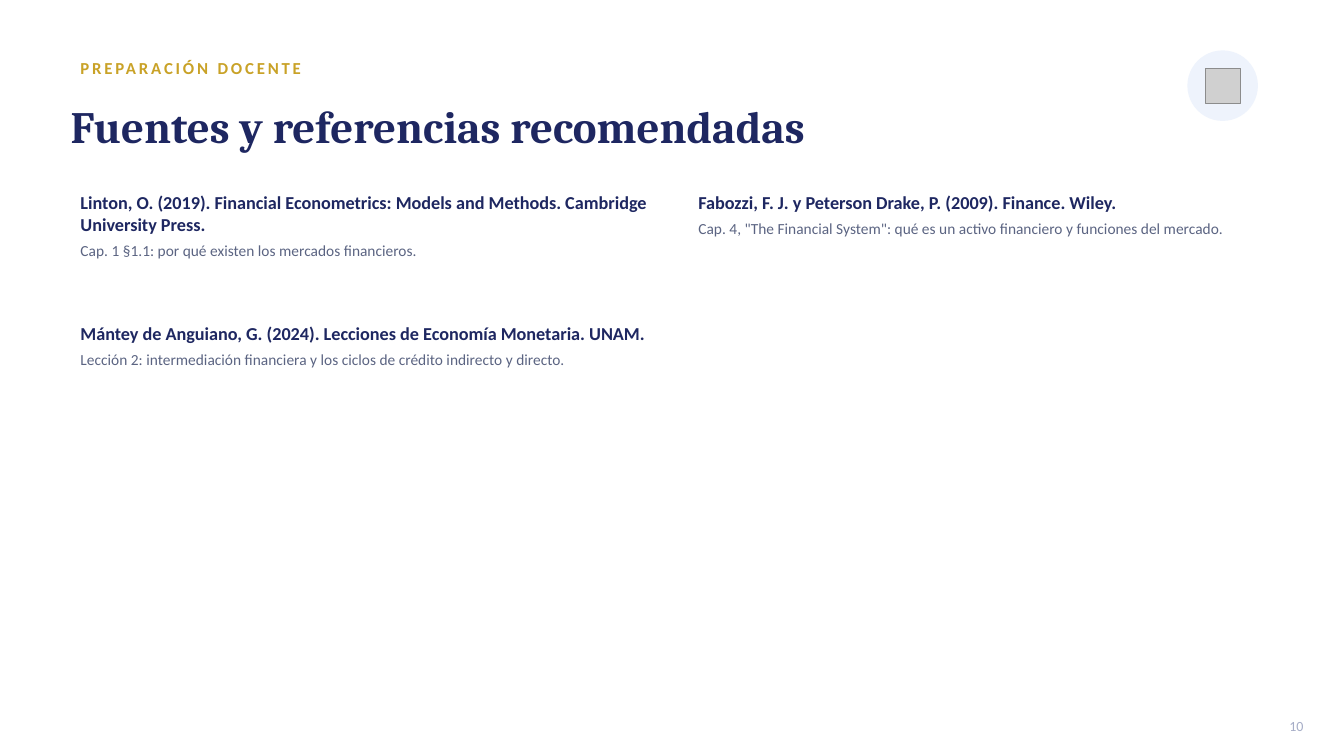
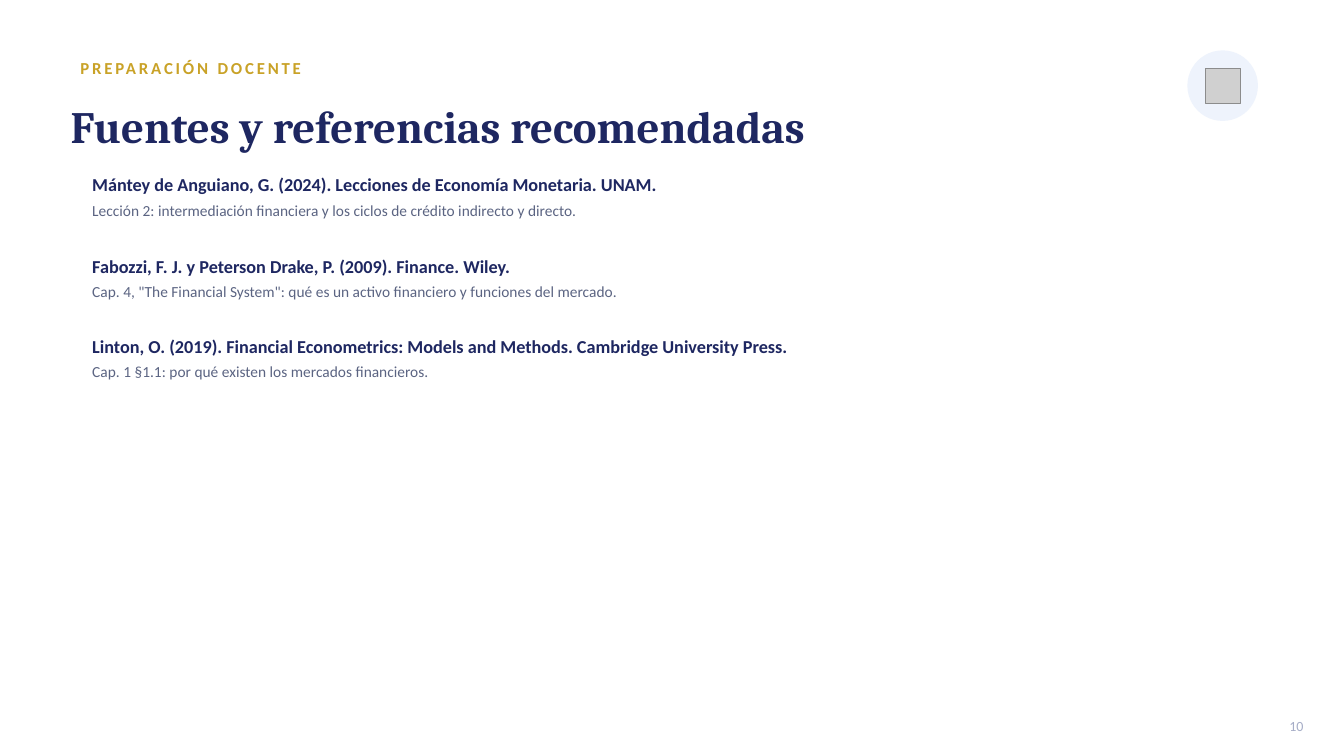
Before and after one commit to LoMarrujo/notes_mercados_dc, a slide deck: slide 11 of notas_unidades/unidad1/0_activo_financiero.pptx (slide 10 before the commit). Drawn at 1344x756 pixels with LibreOffice and Linux fonts; fonts in the diff are those of the drawing; grey boxes stand for pictures. Boxes give left, top, right and bottom in pixels: in the first picture for what was removed or moved away, otherwise in the second. Text is boxed around its words. In the diff, an @@ line names an element or a change of style, - is before the commit and + after.

```diff
--- a/notas_unidades/unidad1/0_activo_financiero.pptx
+++ b/notas_unidades/unidad1/0_activo_financiero.pptx
@@ text "Mántey de Anguiano, G. (2024). ...": place and size @@
-text "Mántey de Anguiano, G. (2024). ..." at (80,326,645,368)
+text "Mántey de Anguiano, G. (2024). ..." at (92,177,657,219)
@@ text "Fabozzi, F. J. y Peterson ...": place and size @@
-text "Fabozzi, F. J. y Peterson ..." at (698,195,1223,237)
+text "Fabozzi, F. J. y Peterson ..." at (92,259,617,300)
@@ text "Linton, O. (2019). Financial Econometrics: ..." rewrapped from (80,195,646,259) to (92,339,787,380) @@
```
Also in this commit, not shown: 1 other slide changed, 1 other file.
